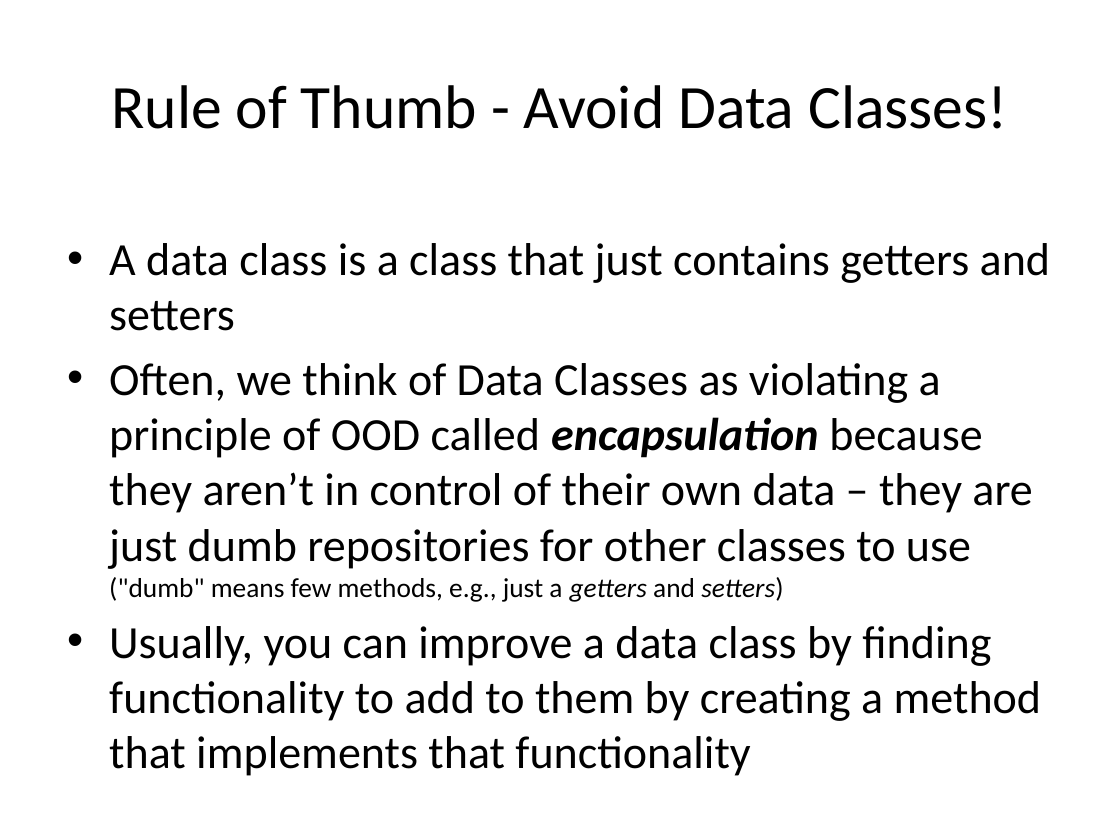
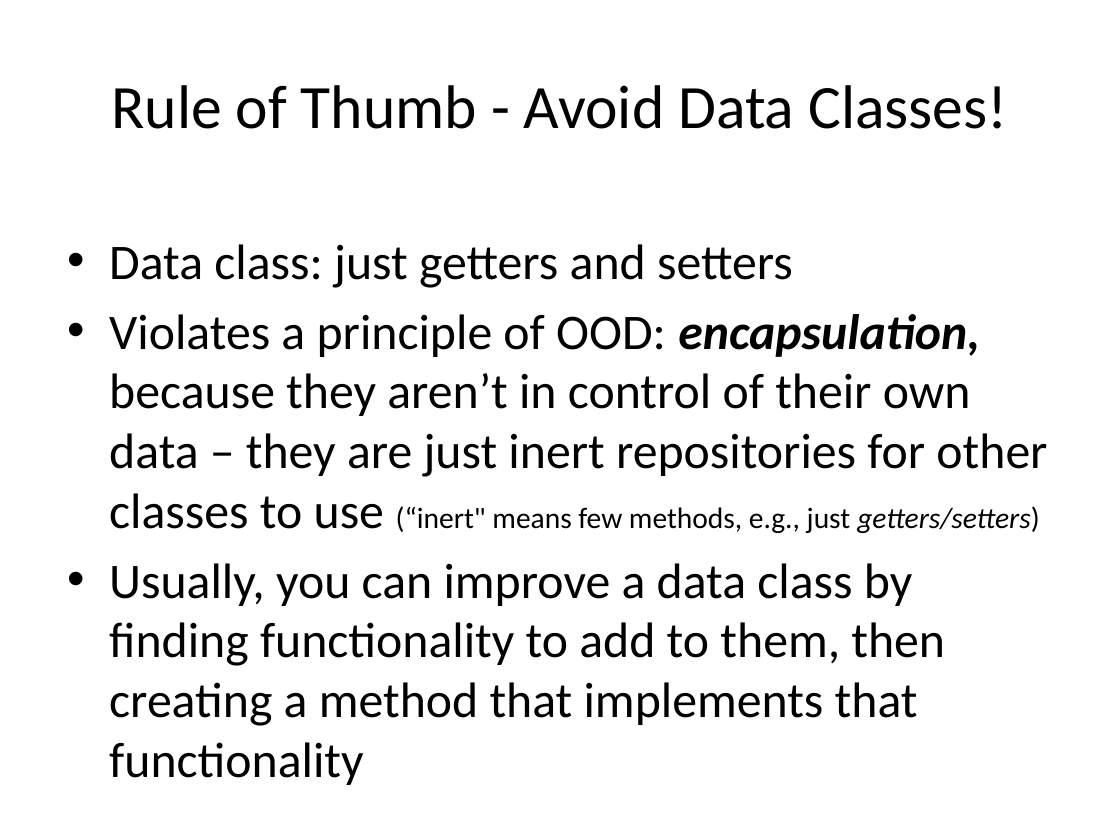
Before and after one commit to RHIT-CSSE/csse220, a slide deck: slide 9 of ClassMaterials/Encapsulation/Slides/Part4-PizzaRestaurantDesignProblem.pptx. Drawn at 1120x840 pixels with LibreOffice and Linux fonts; fonts in the diff are those of the drawing. Boxes give left, top, right and bottom in pixels: in the first picture for what was removed or moved away, otherwise in the second. Text is boxed around its words. In the diff, an @@ line names an element or a change of style, - is before the commit and + after.

Commit message:
Minor changes to encapuslation slides (fix typos, dumb->inert).

```diff
--- a/ClassMaterials/Encapsulation/Slides/Part4-PizzaRestaurantDesignProblem.pptx
+++ b/ClassMaterials/Encapsulation/Slides/Part4-PizzaRestaurantDesignProblem.pptx
@@ text at <box>109,244,1047,785</box>: text changed; size 29.6 to 32 pt @@
-• A data class is a class that just contains getters and setters
-• Often, we think of Data Classes as violating a principle of OOD called encapsulation because they aren’t in control of their own data – they are just dumb repositories for other classes to use
-  ("dumb" means few methods, e.g., just a getters and setters)
-• Usually, you can improve a data class by finding functionality to add to them by creating a method that implements that functionality
+• Data class: just getters and setters
+• Violates a principle of OOD: encapsulation, because they aren’t in control of their own data – they are just inert repositories for other classes to use (“inert" means few methods, e.g., just getters/setters)
+• Usually, you can improve a data class by finding functionality to add to them, then creating a method that implements that functionality
```
Also in this commit, not shown: 2 other slides changed, 4 other files.
